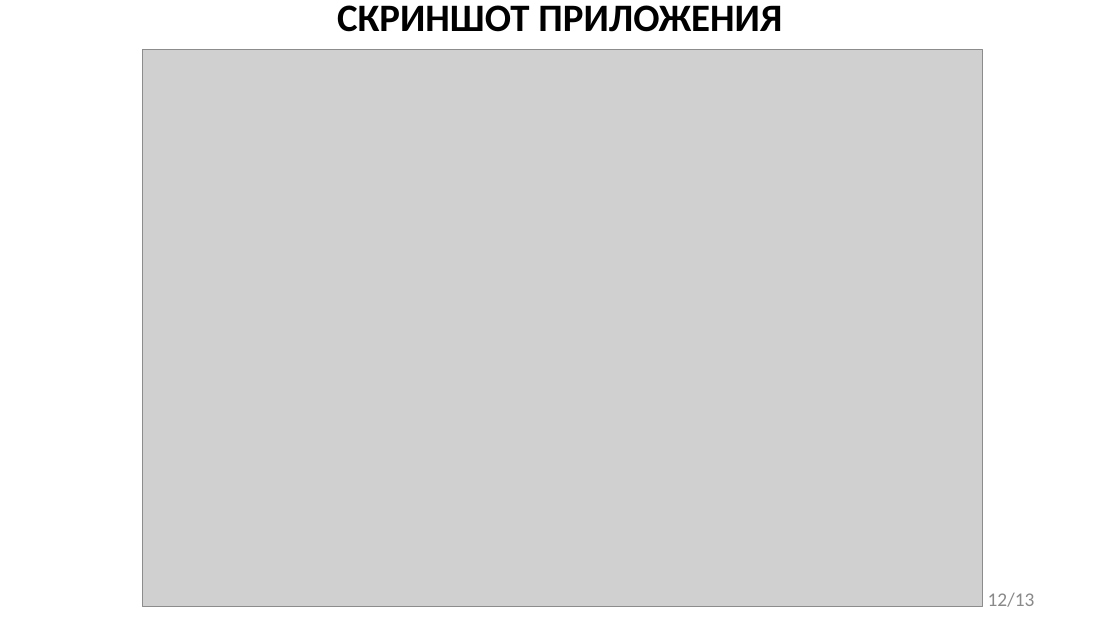
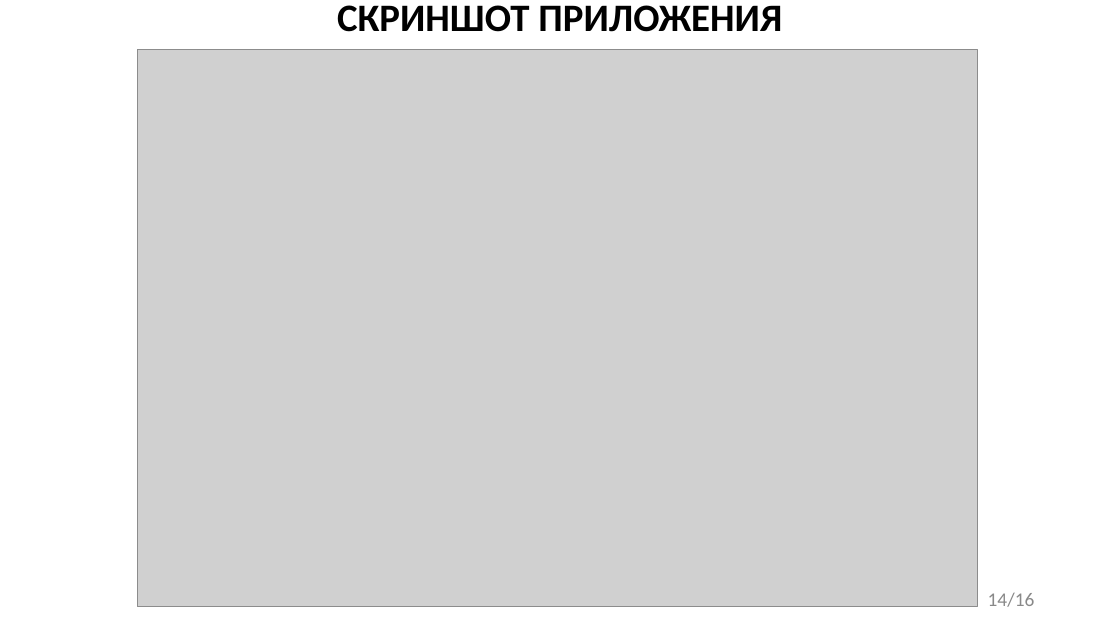
Before and after one commit to FaceMan01/Homework, a slide deck: slide 14 of ВКР/презентация.ppt (slide 12 before the commit). Drawn at 1120x630 pixels with LibreOffice and Linux fonts; fonts in the diff are those of the drawing; grey boxes stand for pictures. Boxes give left, top, right and bottom in pixels: in the first picture for what was removed or moved away, otherwise in the second. Text is boxed around its words. In the diff, an @@ line names an element or a change of style, - is before the commit and + after.

```diff
--- a/ВКР/презентация.ppt
+++ b/ВКР/презентация.ppt
@@ picture moved from (x1=143, y1=50, x2=982, y2=606) to (x1=137, y1=50, x2=976, y2=606) @@
@@ page number at (x1=988, y1=593, x2=1035, y2=607): text changed @@
-12/13
+14/16
```
Also in this commit, not shown: 8 other slides changed, 8 slides added, 4 slides removed, 1 other file.
